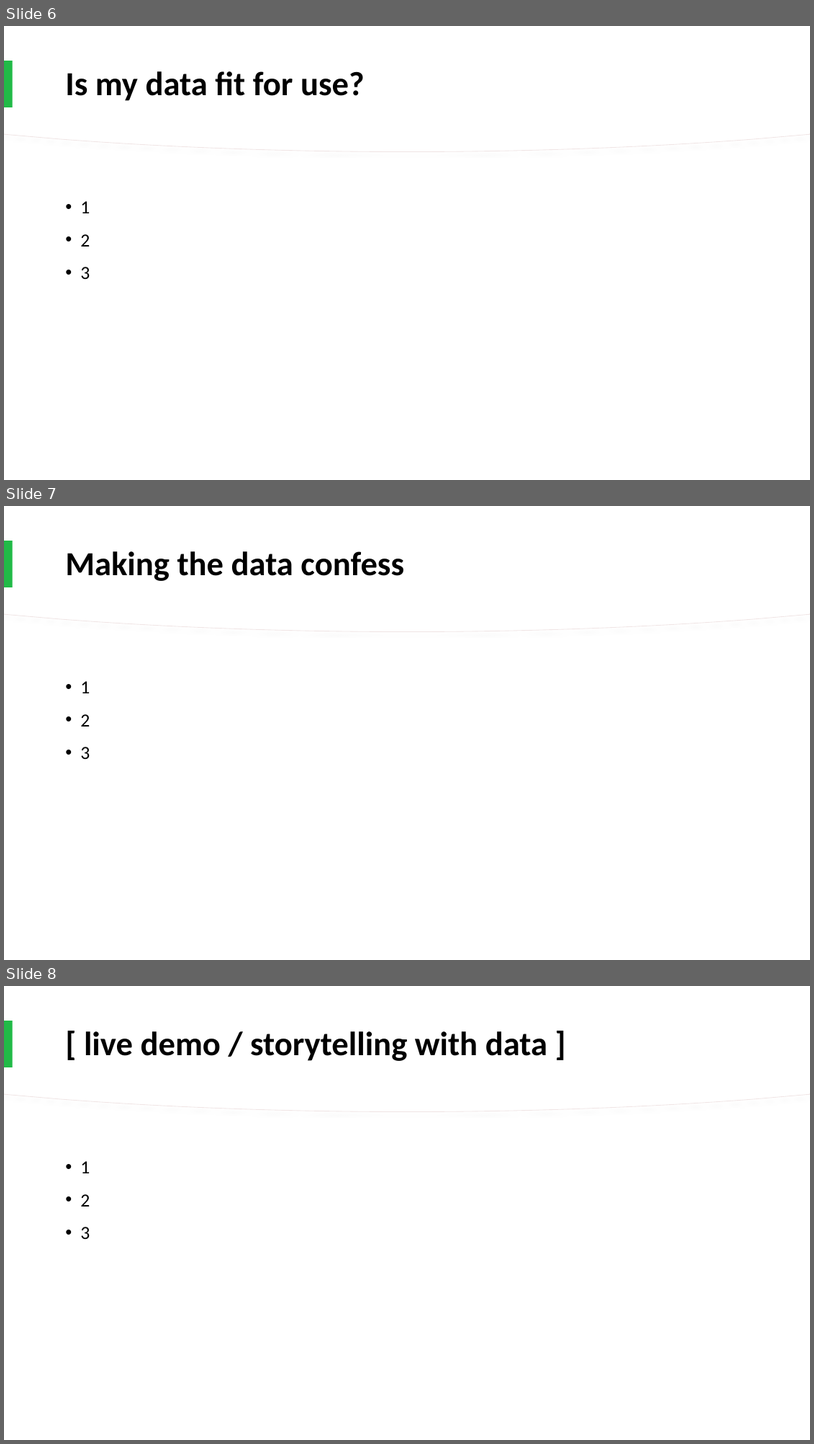
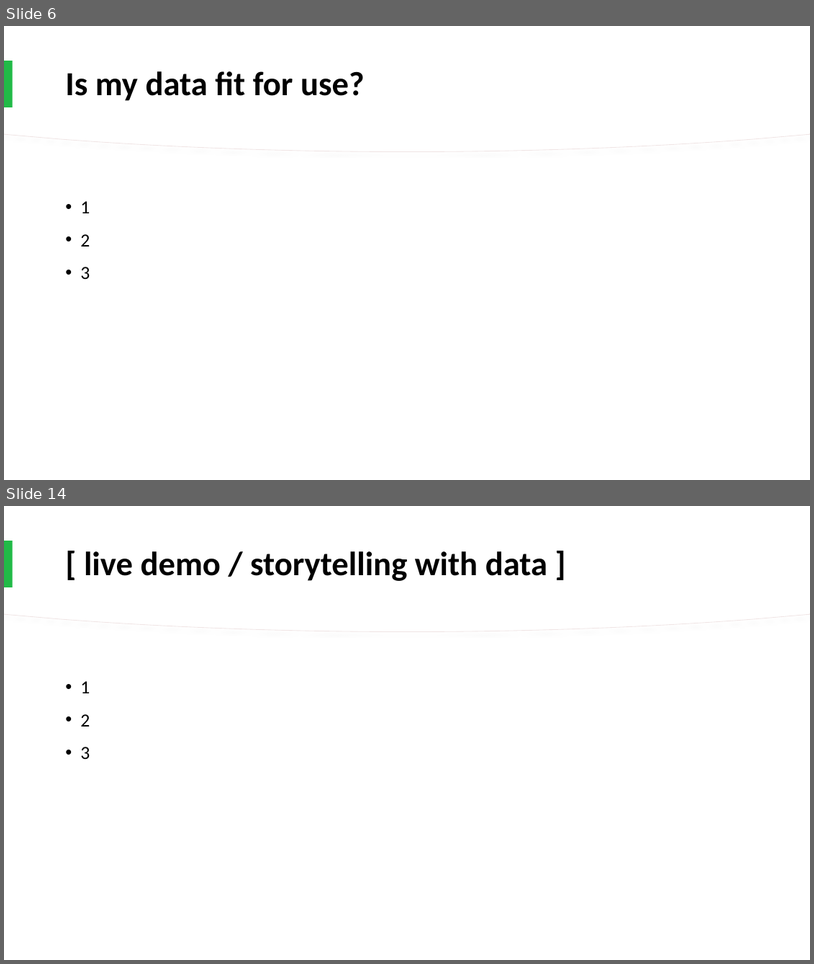
Before and after one commit to cristhyanc/Data7001_Group8, a slide deck: presentation/DATA7001_Group8_Presentation_CJRS_21.10.2020.pptx. Shown one above the other, each under a label of ours: slides 6, 7 and 8 before the commit, slides 6 and 14 after it; the slides between them are not shown. The pictures are 814x1444 and 814x964 pixels, drawn with LibreOffice and Linux fonts; fonts in the diff are those of the drawing. Boxes give left, top, right and bottom in pixels: in the first picture for what was removed or moved away, otherwise in the second. Text is boxed around its words. In the diff, an @@ line names an element or a change of style, - is before the commit and + after.

```diff
--- a/presentation/DATA7001_Group8_Presentation_CJRS_21.10.2020.pptx
+++ b/presentation/DATA7001_Group8_Presentation_CJRS_21.10.2020.pptx
@@ slide 7 removed at (x1=4, y1=506, x2=810, y2=960), background #FFFFFF; not listed: 2 template elements that a slide beside it also shows @@
@@ rectangle removed at (x1=4, y1=506, x2=810, y2=960) @@
@@ freeform shape removed at (x1=4, y1=506, x2=810, y2=632) @@
@@ freeform shape removed at (x1=4, y1=506, x2=810, y2=631) @@
@@ rectangle removed at (x1=4, y1=541, x2=13, y2=587) @@
@@ title removed at (x1=65, y1=551, x2=404, y2=581) @@
-Making the data confess
@@ text removed at (x1=80, y1=681, x2=90, y2=759) @@
-• 1
-• 2
-• 3
@@ what was slide 8 is now slide 14 @@
```
Also in this commit, not shown: 2 slides changed, 7 slides added, 18 other files.
